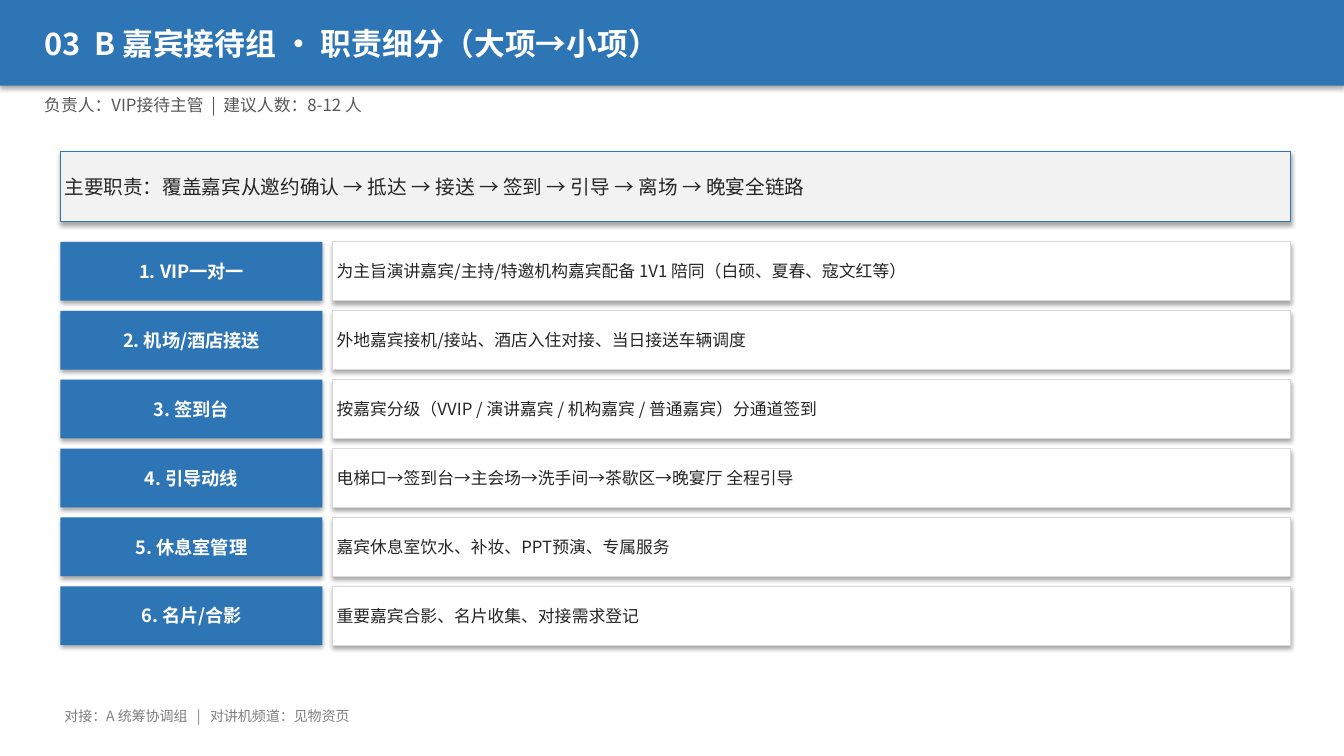
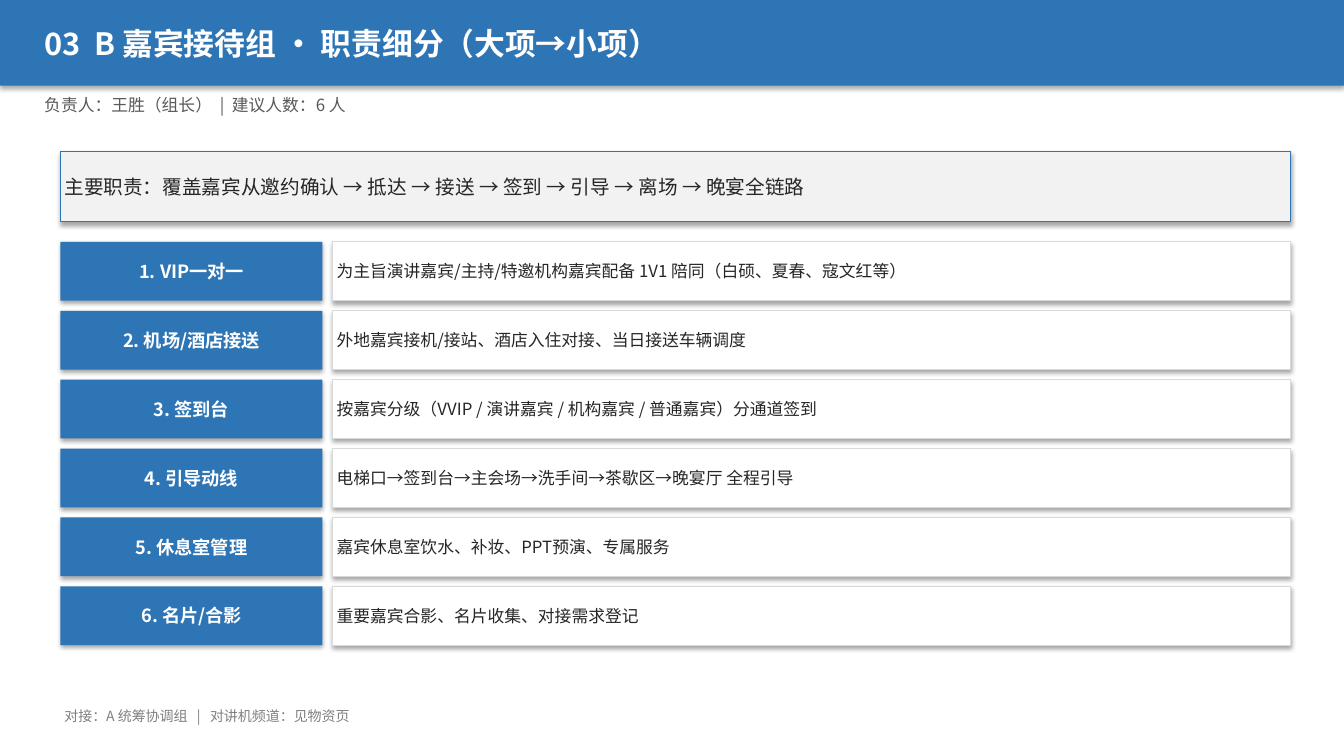
Before and after one commit to hujigang2010-maker/AIDEN, a slide deck: slide 6 of 2026峰会_志愿者分工方案.pptx. Drawn at 1344x756 pixels with LibreOffice and Linux fonts; fonts in the diff are those of the drawing. Boxes give left, top, right and bottom in pixels: in the first picture for what was removed or moved away, otherwise in the second. Text is boxed around its words. In the diff, an @@ line names an element or a change of style, - is before the commit and + after.

```diff
--- a/2026峰会_志愿者分工方案.pptx
+++ b/2026峰会_志愿者分工方案.pptx
@@ text at (44,97,346,113): text changed @@
-负责人：VIP接待主管 | 建议人数：8-12 人
+负责人：王胜（组长） | 建议人数：6 人
```
Also in this commit, not shown: 14 other slides changed, 1 slide added, 2 other files.
